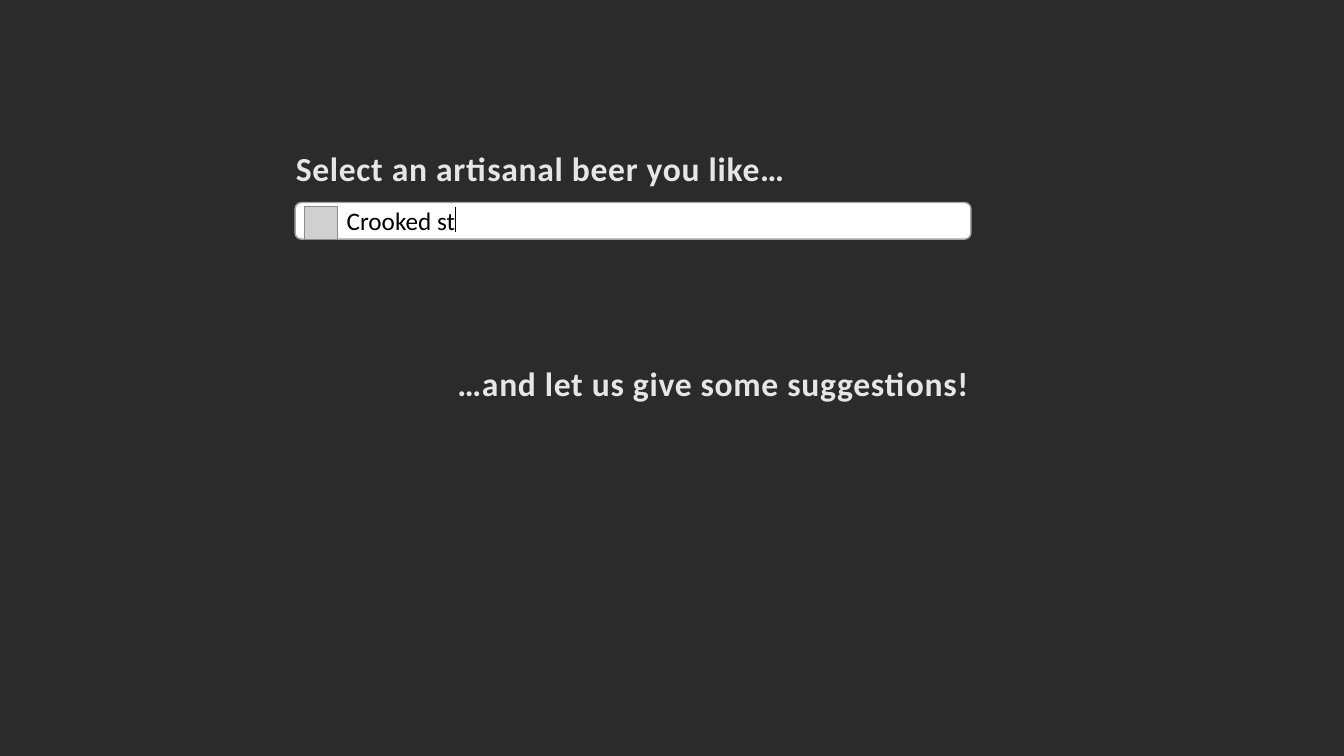
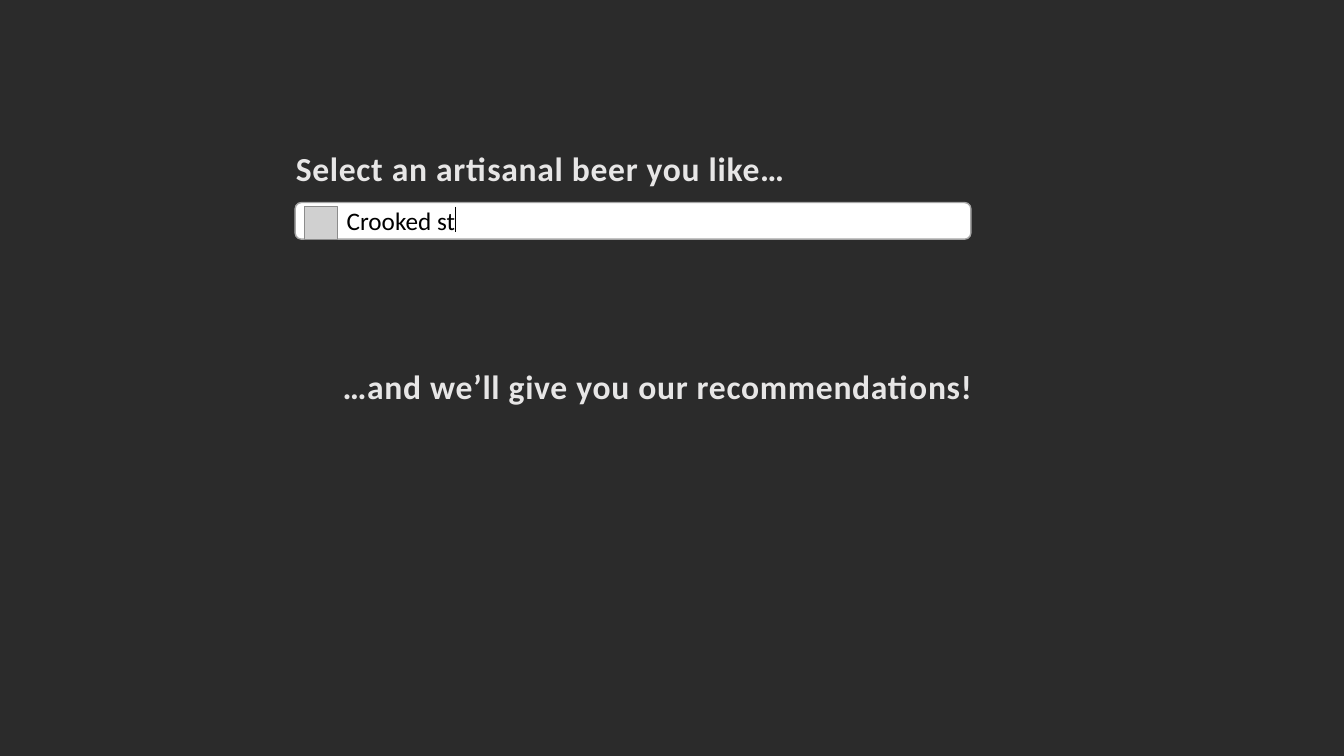
Before and after one commit to meltemod/find-me-a-beer, a slide deck: slide 13 of images/find-me-a-beer-gif.pptx. Drawn at 1344x756 pixels with LibreOffice and Linux fonts; fonts in the diff are those of the drawing; grey boxes stand for pictures; background and template pictures are left out; a plain dark background stands for a picture behind light text. Boxes give left, top, right and bottom in pixels: in the first picture for what was removed or moved away, otherwise in the second. Text is boxed around its words. In the diff, an @@ line names an element or a change of style, - is before the commit and + after.

```diff
--- a/images/find-me-a-beer-gif.pptx
+++ b/images/find-me-a-beer-gif.pptx
@@ text at [343,374,972,405]: text changed @@
-…and let us give some suggestions!
+…and we’ll give you our recommendations!
```
Also in this commit, not shown: 24 other slides changed, 1 other file.
